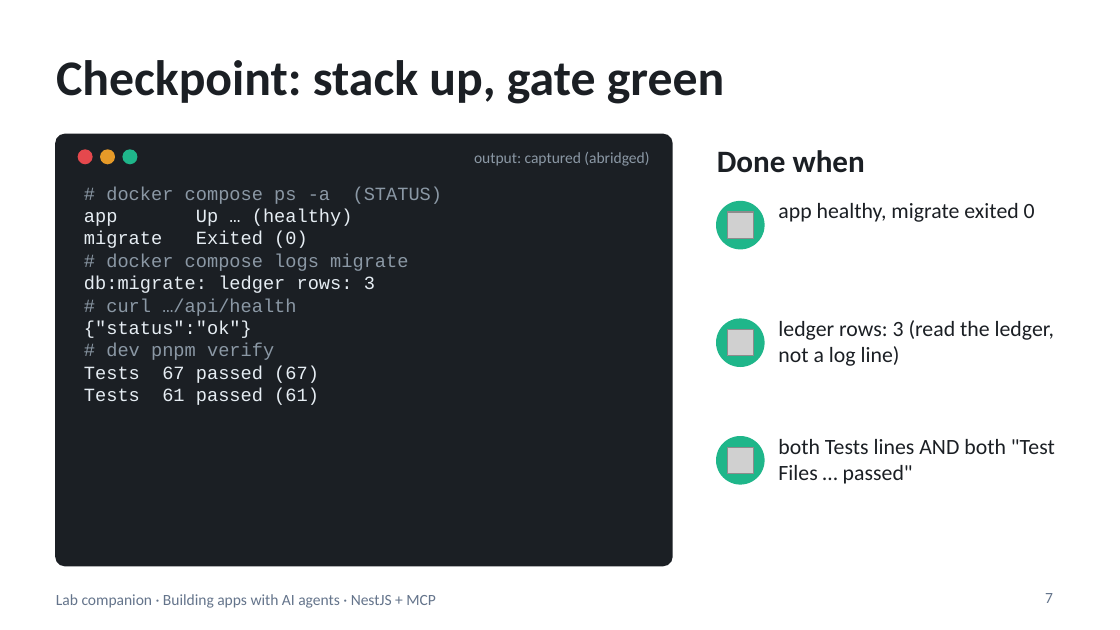
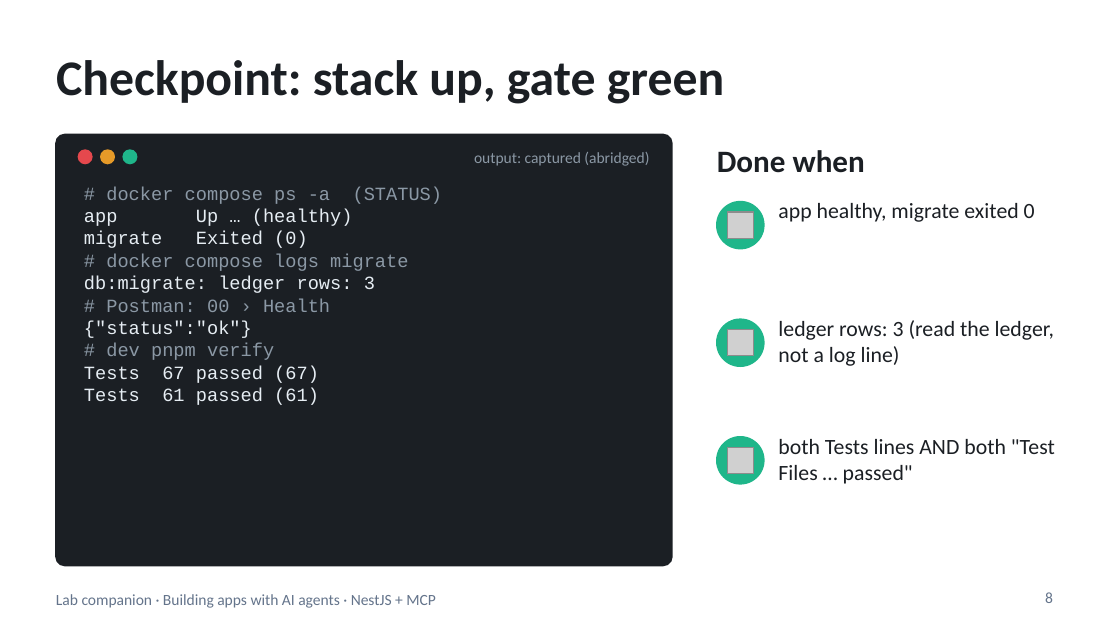
Before and after one commit to blazaga/ai-training-modules, a slide deck: slide 8 of docs/ai-agent-training/slides/lab-companion.pptx (slide 7 before the commit). Drawn at 1120x630 pixels with LibreOffice and Linux fonts; fonts in the diff are those of the drawing; grey boxes stand for pictures. Boxes give left, top, right and bottom in pixels: in the first picture for what was removed or moved away, otherwise in the second. Text is boxed around its words. In the diff, an @@ line names an element or a change of style, - is before the commit and + after.

```diff
--- a/docs/ai-agent-training/slides/lab-companion.pptx
+++ b/docs/ai-agent-training/slides/lab-companion.pptx
@@ text at (106,299,330,312): text changed @@
-# curl …/api/health
+# Postman: 00 › Health
@@ page number at (1045,592,1053,603): text changed @@
-7
+8
```
Also in this commit, not shown: 7 other slides changed, 4 slides added, 3 slides removed, 10 other files.
